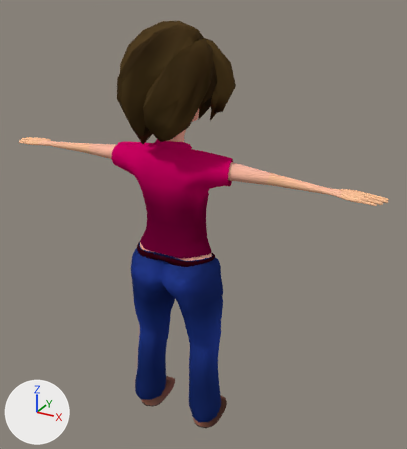
Renders of the Blender file assetcoop/blender/models/character/rebecca.blend from each side of a commit.
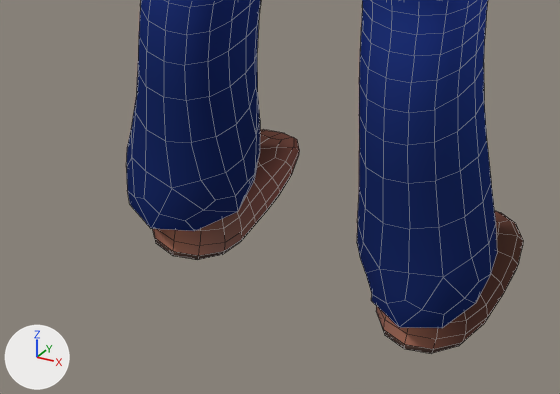
The first picture shows the older version from a camera (50 mm lens) standing at (1.239, -1.969, 2.067) and looking at (0.092, 0.118, 1.023). The close-ups show both versions on the part from 26% to 58% of the width and 77% to 98% of the height of that picture; other places that the commit changed are outside them. Lighting does not change. The marker at lower left points along +X, +Y and +Z. The close-ups show mesh edges as thin lines.

Names of what the first close-up shows: 'pants', 'shoes'.
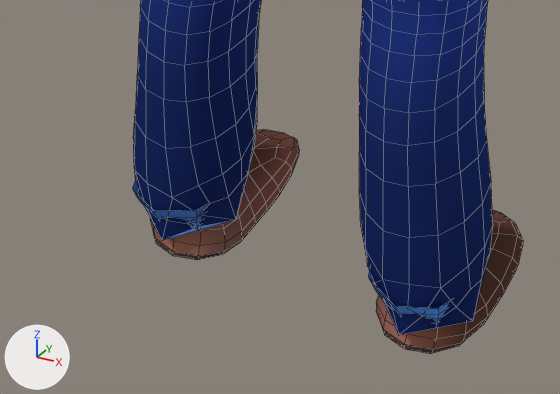
Changed parts and their boxes (x1, y1, x2, y2) in the close-ups (560 x 394 px):
'pants', reshaped: before (126, 0, 497, 328); after (132, 0, 493, 335)
part 1 of me_pants, built on: before (126, 73, 497, 328); after (132, 75, 493, 335)

The change in detail:
me_pants is used by ob_pants; location (0.0, 0.0, 0.0).
me_pants had 156 vertices, 185 faces and spanned x 0.0..0.269, y -0.138..0.145, z 0.046..0.933.
me_pants now has 176 vertices, 201 faces and spans x 0.0..0.265, y -0.138..0.149, z 0.024..0.933.
Part 1, on me_pants:
6 vertices move from x 0.063..0.269, y -0.113..0.134, z 0.046..0.114 to x 0.096..0.235, y -0.089..0.105, z 0.024..0.09.
20 vertices are added at x 0.062..0.265, y -0.111..0.149, z 0.024..0.095.
16 new faces join them.
